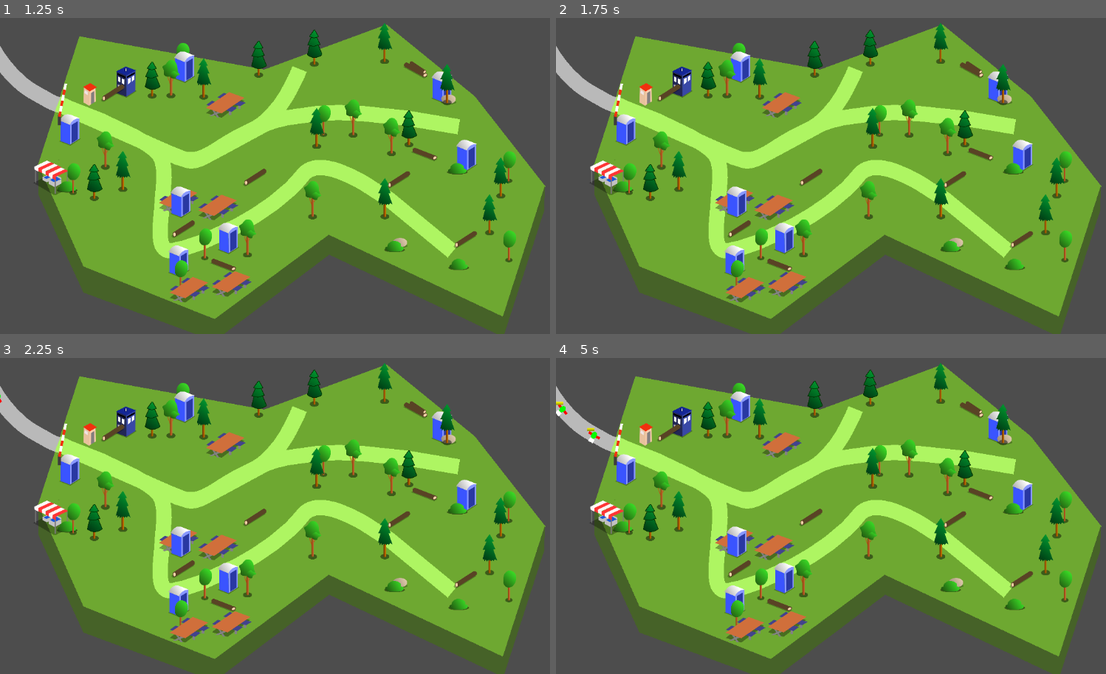
Above: before the commit, frames 1-4 (two rows, left to right).
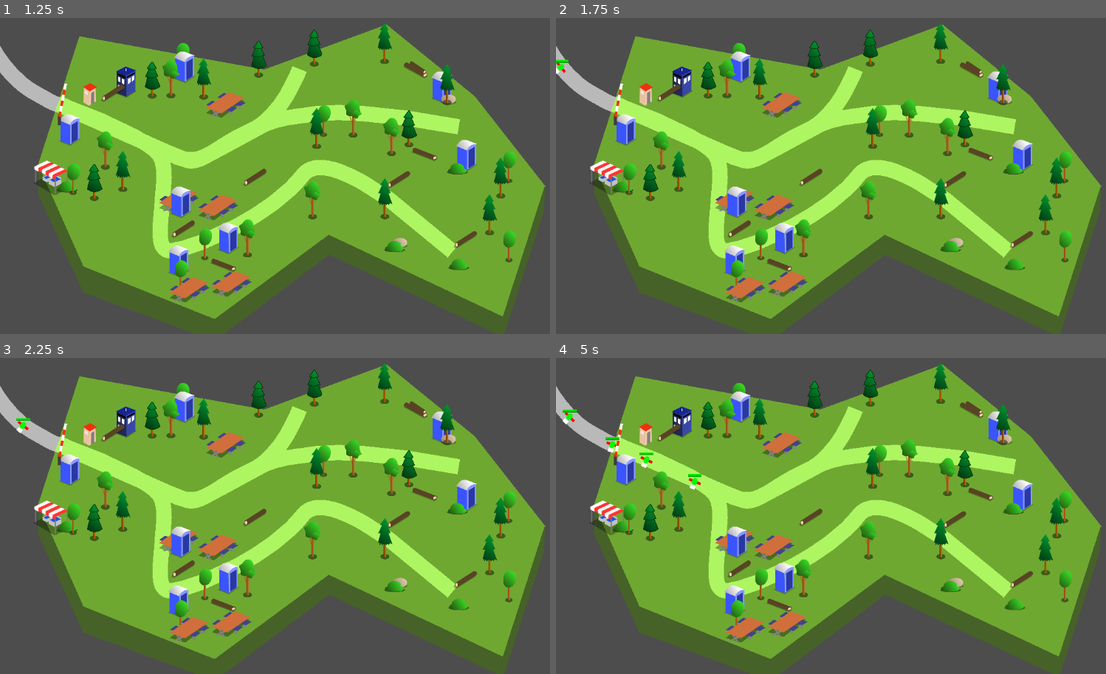
Above: after the commit, the same moments.

Repository: Doccrazy/ludum54
Game: Godot game, scene res://main.tscn
Two runs of this game, one before a commit and one after it. Both use one fixed random seed, a clock stepped at 60 frames per second and the inputs below.
Inputs:
- Up to frame 1 (1.25 s): tap Enter (ui_accept) at 0.5 s; hold Enter (ui_accept) from 0.53 s (still down)
- Up to frame 2 (1.75 s): release Enter (ui_accept) at 1.28 s; tap Enter (ui_accept) at 1.35, 1.52 s
- Up to frame 3 (2.25 s): tap Enter (ui_accept) at 1.82 s; hold Enter (ui_accept) from 2.03 s (still down)
- Up to frame 4 (5 s): release Enter (ui_accept) at 2.78 s; tap Enter (ui_accept) at 2.85, 3.02, 3.32, 4.35, 4.52, 4.82 s; hold Enter (ui_accept) 3.53-4.28 s

Frame 1 is identical in both runs. In frame 2, less than 0.1% of the frame differs, in the area x 0-3%, y 13-18%; in frame 3, less than 0.1%; in frame 4, 0.4%, in the area x 0-27%, y 13-42%.

Commit message:
✨ add random tent placer

Diff:
--- a/SpawnPath.gd
+++ b/SpawnPath.gd
@@ -18,5 +18,6 @@
 		var enemy = enemyScene.instantiate() as Node2D
 		var start = curve.sample_baked_with_rotation(0)
 		var mainPaths = get_node("../Paths").get_children()
-		enemy.initialize(start, self, mainPaths[randi_range(0, mainPaths.size() - 1)])
+		var tents = get_node("../LevelObjects").tents
+		enemy.initialize(start, self, mainPaths[randi_range(0, mainPaths.size() - 1)], tents[randi_range(0, tents.size() - 1)])
 		get_node("../LevelObjects").add_child(enemy)
--- a/StaticObjects.gd
+++ b/StaticObjects.gd
@@ -5,6 +5,7 @@
 @export var objects3: Array[PackedScene]
 @export var objects4: Array[PackedScene]
 @export var objects5: Array[PackedScene]
+@export var tents: Array[PackedScene]
 
 const MAX_COORD = pow(2,31)-1
 const MIN_COORD = -MAX_COORD
--- a/enemy.gd
+++ b/enemy.gd
@@ -1,11 +1,20 @@
 extends Node2D
 
-const SPEED = 40
+const PATH_SPEED = 100
+const WANDER_SPEED = 20
+const WAIT_ANGER = 10
+const TENT_PROBABILITY = 0.1 # per second after arriving at destination
+
 var progressPixels: float = 0
+var destinationPixels: float
 var currentPath: Path2D
 var nextPath: Path2D
 var collisionCount = 0
 var pathDone = false
+var happiness: float = 100
+var wandering = false
+var tentPlaced = false
+var tentScene: PackedScene
 
 # Called when the node enters the scene tree for the first time.
 func _ready():
@@ -13,22 +22,48 @@
 
 # Called every frame. 'delta' is the elapsed time since the previous frame.
 func _process(delta):
-	if collisionCount == 0:
-		progressPixels += delta * SPEED
+	$HealthBarNode/HealthBar.value = max(happiness, 15)
+	if collisionCount == 0 && currentPath:
+		progressPixels += delta * PATH_SPEED
 		transform = currentPath.curve.sample_baked_with_rotation(progressPixels, true)
 		if (progressPixels >= currentPath.curve.get_baked_length()):
 			pathDone = true
+	if (collisionCount > 0 || pathDone) && currentPath:
+		happiness -= WAIT_ANGER*delta
+	if destinationPixels && progressPixels > destinationPixels && !wandering:
+		startRandomWander()
+	if wandering:
+		translate(Vector2(0, -WANDER_SPEED * delta).rotated(rotation))
 
-func initialize(start: Transform2D, spawnPath: Path2D, mainPath: Path2D):
+func initialize(start: Transform2D, spawnPath: Path2D, mainPath: Path2D, tent: PackedScene):
 	transform = start
 	currentPath = spawnPath
 	nextPath = mainPath
+	tentScene = tent
 
-func proceedPath(newNextPath: Path2D = null):
+func proceedIn():
 	progressPixels = nextPath.curve.get_closest_offset(position)
 	currentPath = nextPath
-	nextPath = newNextPath
+	destinationPixels = randf_range(nextPath.curve.get_baked_length() * 0.1, nextPath.curve.get_baked_length())
 	pathDone = false
+
+func startRandomWander():
+	currentPath = null
+	pathDone = false
+	wandering = true
+	rotation_degrees = randf_range(0, 360)
+	$WanderTimer.wait_time = randf_range(2, 10)
+	$WanderTimer.start()
+	if !tentPlaced:
+		$TentTimer.start()
+
+func placeTent():
+	tentPlaced = true
+	$TentTimer.stop()
+	var tent = tentScene.instantiate()
+	tent.position = position
+	tent.scale = Vector2(randf_range(0.15, 0.25), randf_range(0.15, 0.25))
+	get_parent().add_child(tent)
 
 func _on_collider_body_entered(body):
 	if body != get_node("StaticBody2D"):
@@ -37,3 +72,10 @@
 func _on_collider_body_exited(body):
 	if body != get_node("StaticBody2D"):
 		collisionCount -= 1
+
+func _on_wander_timer_timeout():
+	startRandomWander()
+
+func _on_tent_timer_timeout():
+	if randf() < TENT_PROBABILITY:
+		placeTent()
--- a/enemy.tscn
+++ b/enemy.tscn
@@ -56,5 +56,12 @@
 update_rotation = false
 update_scale = false
 
+[node name="WanderTimer" type="Timer" parent="."]
+one_shot = true
+
+[node name="TentTimer" type="Timer" parent="."]
+
 [connection signal="body_entered" from="Collider" to="." method="_on_collider_body_entered"]
 [connection signal="body_exited" from="Collider" to="." method="_on_collider_body_exited"]
+[connection signal="timeout" from="WanderTimer" to="." method="_on_wander_timer_timeout"]
+[connection signal="timeout" from="TentTimer" to="." method="_on_tent_timer_timeout"]
--- a/entry.gd
+++ b/entry.gd
@@ -18,4 +18,4 @@
 		for enemyArea in enemyAreas:
 			var enemy = enemyArea.get_parent()
 			if enemy.pathDone:
-				enemy.proceedPath()
+				enemy.proceedIn()
--- /dev/null
+++ b/graphics/tents.svg
@@ -0,0 +1,317 @@
+<?xml version="1.0" encoding="UTF-8" standalone="no"?>
+<!-- Created with Inkscape (http://www.inkscape.org/) -->
+
+<svg
+   width="210mm"
+   height="297mm"
+   viewBox="0 0 210 297"
+   version="1.1"
+   id="svg49950"
+   inkscape:version="1.2.1 (9c6d41e410, 2022-07-14)"
+   sodipodi:docname="tents.svg"
+   xmlns:inkscape="http://www.inkscape.org/namespaces/inkscape"
+   xmlns:sodipodi="http://sodipodi.sourceforge.net/DTD/sodipodi-0.dtd"
+   xmlns:xlink="http://www.w3.org/1999/xlink"
+   xmlns="http://www.w3.org/2000/svg"
+   xmlns:svg="http://www.w3.org/2000/svg">
+  <sodipodi:namedview
+     id="namedview49952"
+     pagecolor="#c9c9c9"
+     bordercolor="#000000"
+     borderopacity="0.25"
+     inkscape:showpageshadow="2"
+     inkscape:pageopacity="0"
+     inkscape:pagecheckerboard="0"
+     inkscape:deskcolor="#d1d1d1"
+     inkscape:document-units="mm"
+     showgrid="false"
+     inkscape:zoom="1.0444209"
+     inkscape:cx="351.86963"
+     inkscape:cy="240.32456"
+     inkscape:window-width="1920"
+     inkscape:window-height="1009"
+     inkscape:window-x="1912"
+     inkscape:window-y="-8"
+     inkscape:window-maximized="1"
+     inkscape:current-layer="layer1" />
+  <defs
+     id="defs49947">
+    <linearGradient
+       inkscape:collect="always"
+       id="linearGradient53693">
+      <stop
+         style="stop-color:#ca0090;stop-opacity:1;"
+         offset="0"
+         id="stop53689" />
+      <stop
+         style="stop-color:#e778c6;stop-opacity:1;"
+         offset="1"
+         id="stop53691" />
+    </linearGradient>
+    <linearGradient
+       inkscape:collect="always"
+       id="linearGradient53394">
+      <stop
+         style="stop-color:#ba220b;stop-opacity:1;"
+         offset="0"
+         id="stop53390" />
+      <stop
+         style="stop-color:#d88886;stop-opacity:1;"
+         offset="1"
+         id="stop53392" />
+    </linearGradient>
+    <linearGradient
+       inkscape:collect="always"
+       id="linearGradient53164">
+      <stop
+         style="stop-color:#ba740b;stop-opacity:1;"
+         offset="0"
+         id="stop53160" />
+      <stop
+         style="stop-color:#ffc246;stop-opacity:1;"
+         offset="1"
+         id="stop53162" />
+    </linearGradient>
+    <linearGradient
+       inkscape:collect="always"
+       id="linearGradient52250">
+      <stop
+         style="stop-color:#235a93;stop-opacity:1;"
+         offset="0"
+         id="stop52246" />
+      <stop
+         style="stop-color:#8cc2ff;stop-opacity:1;"
+         offset="1"
+         id="stop52248" />
+    </linearGradient>
+    <linearGradient
+       inkscape:collect="always"
+       xlink:href="#linearGradient52250"
+       id="linearGradient52252"
+       x1="61.955761"
+       y1="42.999016"
+       x2="71.167023"
+       y2="35.905769"
+       gradientUnits="userSpaceOnUse"
+       gradientTransform="matrix(0.96547862,0,0,0.96547862,-11.966386,-28.576005)" />
+    <linearGradient
+       inkscape:collect="always"
+       xlink:href="#linearGradient53164"
+       id="linearGradient53078"
+       gradientUnits="userSpaceOnUse"
+       x1="61.955761"
+       y1="42.999016"
+       x2="71.167023"
+       y2="35.905769"
+       gradientTransform="translate(90.18309,-29.257756)" />
+    <linearGradient
+       inkscape:collect="always"
+       xlink:href="#linearGradient53394"
+       id="linearGradient53239"
+       gradientUnits="userSpaceOnUse"
+       gradientTransform="translate(-12.41563,29.008185)"
+       x1="61.955761"
+       y1="42.999016"
+       x2="71.167023"
+       y2="35.905769" />
+    <linearGradient
+       inkscape:collect="always"
+       xlink:href="#linearGradient53693"
+       id="linearGradient53469"
+       gradientUnits="userSpaceOnUse"
+       gradientTransform="matrix(0.94821794,0,0,0.94821794,96.426546,34.656907)"
+       x1="61.955761"
+       y1="42.999016"
+       x2="71.167023"
+       y2="35.905769" />
+  </defs>
+  <g
+     inkscape:label="Ebene 1"
+     inkscape:groupmode="layer"
+     id="layer1">
+    <path
+       style="fill:#1869c4;fill-opacity:1;stroke:none;stroke-width:0.965479;stroke-opacity:1"
+       d="M 14.667548,27.459022 61.709297,48.212737 57.558556,16.390376 34.037679,7.0512033 c 0,0 -14.478435,10.1352547 -19.370131,20.4078187 z"
+       id="path50492"
+       sodipodi:nodetypes="ccccc" />
+    <path
+       style="fill:url(#linearGradient52252);fill-opacity:1;stroke:none;stroke-width:0.965479"
+       d="M 34.642995,7.0512033 46.489907,1.1709847 68.973097,10.856051 57.558556,16.390376 Z"
+       id="path50494"
+       sodipodi:nodetypes="ccccc" />
+    <path
+       style="fill:#5aa8ff;fill-opacity:1;stroke:none;stroke-width:0.965479;stroke-opacity:1"
+       d="M 61.363403,47.520947 90.072703,30.917975 68.973097,10.510156 57.21266,16.390376 Z"
+       id="path50496" />
+    <path
+       style="fill:#2f405f;fill-opacity:1;stroke:none;stroke-width:0.965479"
+       d="m 70.356678,42.332519 -6.917903,-21.7914 6.572009,-3.458953 13.489913,17.986552 z"
+       id="path50498" />
+    <path
+       style="fill:#ee1717;fill-opacity:1;stroke:none;stroke-width:0.965479"
+       d="M 57.21266,20.195223 72.086156,12.239632 76.582793,17.42806 58.596241,27.459022 Z"
+       id="path50500" />
+    <path
+       style="fill:#ffffff;stroke:#757575;stroke-width:0.965479"
+       d="M 38.534316,6.0135184 1.5235289,29.534394"
+       id="path50506" />
+    <path
+       style="fill:#ffffff;stroke:#757575;stroke-width:0.965479"
+       d="M 56.866765,13.623213 55.829078,55.476537"
+       id="path50508" />
+    <path
+       style="fill:#ffffff;stroke:#757575;stroke-width:0.965479"
+       d="M 64.130566,9.8183657 101.14135,30.226184"
+       id="path50510" />
+    <path
+       style="fill:none;fill-opacity:1;stroke:#000000;stroke-width:0.965479;stroke-opacity:1"
+       d="m 0.9966122,26.944759 1.7120939,6.603792"
+       id="path51916" />
+    <path
+       style="fill:none;fill-opacity:1;stroke:#000000;stroke-width:0.965479;stroke-opacity:1"
+       d="m 58.474054,52.136999 -5.13628,5.380869"
+       id="path52188" />
+    <path
+       style="fill:none;fill-opacity:1;stroke:#000000;stroke-width:0.965479;stroke-opacity:1"
+       d="m 100.29807,26.700174 1.46751,6.848377"
+       id="path52190" />
+    <path
+       style="fill:#eda033;fill-opacity:1;stroke:none;stroke-width:1;stroke-opacity:1"
+       d="M 117.76934,28.780844 166.4931,50.276623 162.19394,17.31643 137.83206,7.6433293 c 0,0 -14.99612,10.4976477 -20.06272,21.1375147 z"
+       id="path50492-1"
+       sodipodi:nodetypes="ccccc" />
+    <path
+       style="fill:url(#linearGradient53078);fill-opacity:1;stroke:none;stroke-width:1"
+       d="m 138.45902,7.6433293 12.27051,-6.09047 23.28709,10.0313617 -11.82268,5.732209 z"
+       id="path50494-0"
+       sodipodi:nodetypes="ccccc" />
+    <path
+       style="fill:#ebd2b0;fill-opacity:1;stroke:none;stroke-width:1;stroke-opacity:1"
+       d="M 166.13483,49.560097 195.87066,32.363474 174.01662,11.225959 161.83568,17.31643 Z"
+       id="path50496-6" />
+    <path
+       style="fill:#96621f;fill-opacity:1;stroke:none;stroke-width:1"
+       d="m 175.44967,44.186153 -7.16526,-22.570567 6.807,-3.58263 13.97225,18.629674 z"
+       id="path50498-1" />
+    <path
+       style="fill:#38ee17;fill-opacity:1;stroke:none;stroke-width:1"
+       d="m 161.83568,21.257322 15.40531,-8.240049 4.65741,5.373944 -18.62967,10.389627 z"
+       id="path50500-6" />
+    <path
+       style="fill:#ffffff;stroke:#757575;stroke-width:1"
+       d="M 142.48948,6.5685413 104.15534,30.930422"
+       id="path50506-4" />
+    <path
+       style="fill:#ffffff;stroke:#757575;stroke-width:1"
+       d="m 161.47742,14.450325 -1.07479,43.34982"
+       id="path50508-5" />
+    <path
+       style="fill:#ffffff;stroke:#757575;stroke-width:1"
+       d="m 169.00094,10.509433 38.33414,21.137515"
+       id="path50510-1" />
+    <path
+       style="fill:none;fill-opacity:1;stroke:#000000;stroke-width:1;stroke-opacity:1"
+       d="m 103.60959,28.248193 1.77331,6.839915"
+       id="path51916-6" />
+    <path
+       style="fill:none;fill-opacity:1;stroke:#000000;stroke-width:1;stroke-opacity:1"
+       d="m 163.14217,54.341199 -5.31993,5.573266"
+       id="path52188-0" />
+    <path
+       style="fill:none;fill-opacity:1;stroke:#000000;stroke-width:1;stroke-opacity:1"
+       d="m 206.46164,27.994862 1.51998,7.093246"
+       id="path52190-5" />
+    <path
+       style="fill:#b91b0d;fill-opacity:1;stroke:none;stroke-width:1;stroke-opacity:1"
+       d="M 15.17062,87.046785 63.894382,108.54256 59.595222,75.582371 35.23334,65.90927 c 0,0 -14.99612,10.497648 -20.06272,21.137515 z"
+       id="path50492-1-0"
+       sodipodi:nodetypes="ccccc" />
+    <path
+       style="fill:url(#linearGradient53239);fill-opacity:1;stroke:none;stroke-width:1"
+       d="M 35.8603,65.90927 48.13081,59.8188 71.417902,69.850162 59.595222,75.582371 Z"
+       id="path50494-0-8"
+       sodipodi:nodetypes="ccccc" />
+    <path
+       style="fill:#e5938a;fill-opacity:1;stroke:none;stroke-width:1;stroke-opacity:1"
+       d="M 63.536112,107.82603 93.271942,90.629415 71.417902,69.4919 59.23696,75.582371 Z"
+       id="path50496-6-7" />
+    <path
+       style="fill:#540800;fill-opacity:1;stroke:none;stroke-width:1"
+       d="m 72.850952,102.45209 -7.16526,-22.570563 6.807,-3.58263 13.97225,18.629678 z"
+       id="path50498-1-6" />
+    <path
+       style="fill:#f1ebf4;fill-opacity:1;stroke:none;stroke-width:1"
+       d="m 59.23696,79.523263 15.405312,-8.240049 4.65741,5.373944 -18.62967,10.389627 z"
+       id="path50500-6-2" />
+    <path
+       style="fill:#ffffff;stroke:#757575;stroke-width:1"
+       d="M 39.89076,64.834482 1.5566202,89.196363"
+       id="path50506-4-3" />
+    <path
+       style="fill:#ffffff;stroke:#757575;stroke-width:1"
+       d="M 58.8787,72.716266 57.80391,116.06608"
+       id="path50508-5-7" />
+    <path
+       style="fill:#ffffff;stroke:#757575;stroke-width:1"
+       d="M 66.402222,68.775374 104.73636,89.912889"
+       id="path50510-1-3" />
+    <path
+       style="fill:none;fill-opacity:1;stroke:#000000;stroke-width:1;stroke-opacity:1"
+       d="m 1.0108702,86.514134 1.77331,6.839911"
+       id="path51916-6-6" />
+    <path
+       style="fill:none;fill-opacity:1;stroke:#000000;stroke-width:1;stroke-opacity:1"
+       d="M 60.543452,112.60714 55.22352,118.1804"
+       id="path52188-0-5" />
+    <path
+       style="fill:none;fill-opacity:1;stroke:#000000;stroke-width:1;stroke-opacity:1"
+       d="m 103.86292,86.260803 1.51998,7.093242"
+       id="path52190-5-4" />
+    <path
+       style="fill:#ca0090;fill-opacity:1;stroke:none;stroke-width:0.948218;stroke-opacity:1"
+       d="m 122.58433,89.690146 46.20074,20.382694 -4.07654,-31.253454 -23.10038,-9.172208 c 0,0 -14.21958,9.954058 -19.02382,20.042968 z"
+       id="path50492-1-0-8"
+       sodipodi:nodetypes="ccccc" />
+    <path
+       style="fill:url(#linearGradient53469);fill-opacity:1;stroke:none;stroke-width:0.948218"
+       d="m 142.20264,69.647178 11.63512,-5.775093 22.08125,9.511917 -11.21048,5.435384 z"
+       id="path50494-0-8-0"
+       sodipodi:nodetypes="ccccc" />
+    <path
+       style="fill:#e778c6;fill-opacity:1;stroke:none;stroke-width:0.948218;stroke-opacity:1"
+       d="M 168.44535,109.39342 196.6414,93.08726 175.91901,73.044292 164.36882,78.819386 Z"
+       id="path50496-6-7-8" />
+    <path
+       style="fill:#540800;fill-opacity:1;stroke:none;stroke-width:0.948218"
+       d="m 177.27785,104.29775 -6.79423,-21.401823 6.45452,-3.397118 13.24874,17.664992 z"
+       id="path50498-1-6-0" />
+    <path
+       style="fill:#3bc200;fill-opacity:1;stroke:none;stroke-width:0.948218"
+       d="m 164.36882,82.556209 14.60759,-7.813361 4.41624,5.09567 -17.66499,9.851628 z"
+       id="path50500-6-2-9" />
+    <path
+       style="fill:#ffffff;stroke:#757575;stroke-width:0.948218"
+       d="M 146.0244,68.628045 109.67529,91.728416"
+       id="path50506-4-3-5" />
+    <path
+       style="fill:#ffffff;stroke:#757575;stroke-width:0.948218"
+       d="m 164.0291,76.101694 -1.01913,41.105086"
+       id="path50508-5-7-9" />
+    <path
+       style="fill:#ffffff;stroke:#757575;stroke-width:0.948218"
+       d="m 171.16305,72.364869 36.34911,20.042974"
+       id="path50510-1-3-8" />
+    <path
+       style="fill:none;fill-opacity:1;stroke:#000000;stroke-width:0.948218;stroke-opacity:1"
+       d="m 109.1578,89.185078 1.68148,6.485725"
+       id="path51916-6-6-9" />
+    <path
+       style="fill:none;fill-opacity:1;stroke:#000000;stroke-width:0.948218;stroke-opacity:1"
+       d="m 165.60766,113.92695 -5.04446,5.28467"
+       id="path52188-0-5-9" />
+    <path
+       style="fill:none;fill-opacity:1;stroke:#000000;stroke-width:0.948218;stroke-opacity:1"
+       d="m 206.68395,88.944866 1.44127,6.725937"
+       id="path52190-5-4-0" />
+  </g>
+</svg>
--- a/healthBar.gd
+++ b/healthBar.gd
@@ -10,4 +10,4 @@
 	if value < max_value * 0.7:
 		tint_progress = Color.YELLOW
 	if value < max_value * 0.35:
-		tint_progress = Color.INDIAN_RED
+		tint_progress = Color.RED
--- a/main.tscn
+++ b/main.tscn
@@ -18,8 +18,12 @@
 [ext_resource type="PackedScene" uid="uid://6lyc3d3spd1p" path="res://objects/water_station.tscn" id="16_fur6k"]
 [ext_resource type="Script" path="res://SpawnPath.gd" id="17_7xfir"]
 [ext_resource type="PackedScene" uid="uid://naombmq55b7i" path="res://enemy.tscn" id="18_hopwh"]
+[ext_resource type="PackedScene" uid="uid://dkedg3rpu0n6m" path="res://tents/tent1.tscn" id="19_e6xwp"]
 [ext_resource type="PackedScene" uid="uid://baveohy1c7wdb" path="res://gate.tscn" id="19_fee1c"]
 [ext_resource type="Script" path="res://entry.gd" id="19_qromv"]
+[ext_resource type="PackedScene" uid="uid://cgbx1ko4uon3v" path="res://tents/tent2.tscn" id="20_bcymx"]
+[ext_resource type="PackedScene" uid="uid://s6tq18yecxab" path="res://tents/tent3.tscn" id="21_6sc28"]
+[ext_resource type="PackedScene" uid="uid://dh4garsampahr" path="res://tents/tent4.tscn" id="22_mcaeu"]
 
 [sub_resource type="Curve2D" id="Curve2D_c78jt"]
 _data = {
@@ -112,6 +116,7 @@
 objects3 = Array[PackedScene]([ExtResource("9_1g167"), ExtResource("16_fur6k")])
 objects4 = Array[PackedScene]([ExtResource("11_8sv34")])
 objects5 = Array[PackedScene]([ExtResource("10_pnj43")])
+tents = Array[PackedScene]([ExtResource("19_e6xwp"), ExtResource("20_bcymx"), ExtResource("21_6sc28"), ExtResource("22_mcaeu")])
 
 [node name="ClearArea" type="Area2D" parent="."]
 
--- /dev/null
+++ b/tents/tent1.tscn
@@ -0,0 +1,13 @@
+[gd_scene load_steps=2 format=3 uid="uid://dkedg3rpu0n6m"]
+
+[ext_resource type="Texture2D" uid="uid://cfqlfifuauvsx" path="res://graphics/tents.svg" id="1_mffka"]
+
+[node name="StaticBody2D" type="StaticBody2D"]
+
+[node name="CollisionPolygon2D" type="CollisionPolygon2D" parent="."]
+polygon = PackedVector2Array(-144, -5, 39, 77, 159, 5, -14, -65)
+
+[node name="Sprite2D" type="Sprite2D" parent="."]
+texture = ExtResource("1_mffka")
+region_enabled = true
+region_rect = Rect2(-1.71544, -0.97319, 391.314, 222.277)
--- /dev/null
+++ b/tents/tent2.tscn
@@ -0,0 +1,13 @@
+[gd_scene load_steps=2 format=3 uid="uid://cgbx1ko4uon3v"]
+
+[ext_resource type="Texture2D" uid="uid://cfqlfifuauvsx" path="res://graphics/tents.svg" id="1_484y0"]
+
+[node name="StaticBody2D" type="StaticBody2D"]
+
+[node name="CollisionPolygon2D" type="CollisionPolygon2D" parent="."]
+polygon = PackedVector2Array(-144, -5, 39, 77, 159, 5, -14, -65)
+
+[node name="Sprite2D" type="Sprite2D" parent="."]
+texture = ExtResource("1_484y0")
+region_enabled = true
+region_rect = Rect2(386.402, 1.48572, 405.849, 228.693)
--- /dev/null
+++ b/tents/tent3.tscn
@@ -0,0 +1,13 @@
+[gd_scene load_steps=2 format=3 uid="uid://s6tq18yecxab"]
+
+[ext_resource type="Texture2D" uid="uid://cfqlfifuauvsx" path="res://graphics/tents.svg" id="1_8wh5d"]
+
+[node name="StaticBody2D" type="StaticBody2D"]
+
+[node name="CollisionPolygon2D" type="CollisionPolygon2D" parent="."]
+polygon = PackedVector2Array(-144, -5, 37, 76, 158, 3, -14, -65)
+
+[node name="Sprite2D" type="Sprite2D" parent="."]
+texture = ExtResource("1_8wh5d")
+region_enabled = true
+region_rect = Rect2(2.42471, 227.319, 401.017, 225.472)
--- /dev/null
+++ b/tents/tent4.tscn
@@ -0,0 +1,13 @@
+[gd_scene load_steps=2 format=3 uid="uid://dh4garsampahr"]
+
+[ext_resource type="Texture2D" uid="uid://cfqlfifuauvsx" path="res://graphics/tents.svg" id="1_ogxuj"]
+
+[node name="StaticBody2D" type="StaticBody2D"]
+
+[node name="CollisionPolygon2D" type="CollisionPolygon2D" parent="."]
+polygon = PackedVector2Array(-144, -5, 37, 76, 158, 3, -14, -65)
+
+[node name="Sprite2D" type="Sprite2D" parent="."]
+texture = ExtResource("1_ogxuj")
+region_enabled = true
+region_rect = Rect2(409.884, 231.346, 381.691, 225.471)
Not shown, added: graphics/tents.svg.import
Not shown: 1 places in main.tscn that only renumber resources
